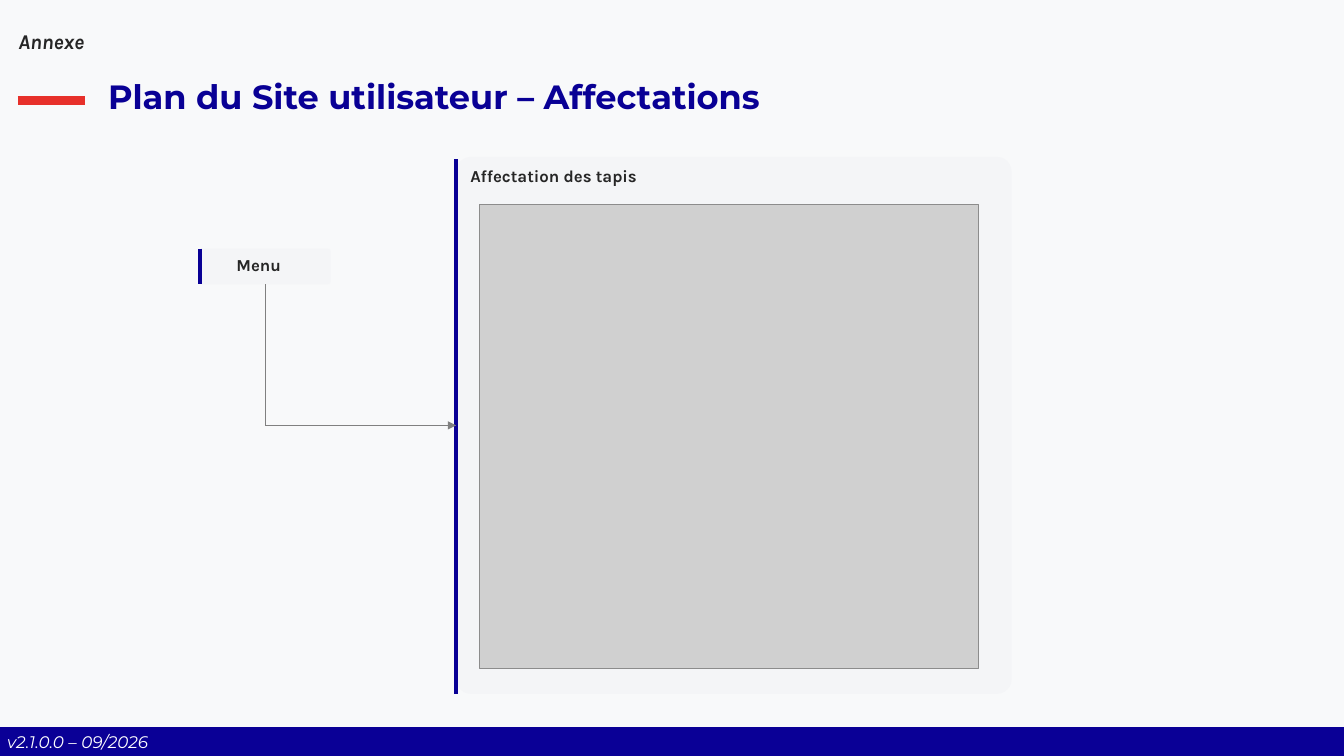
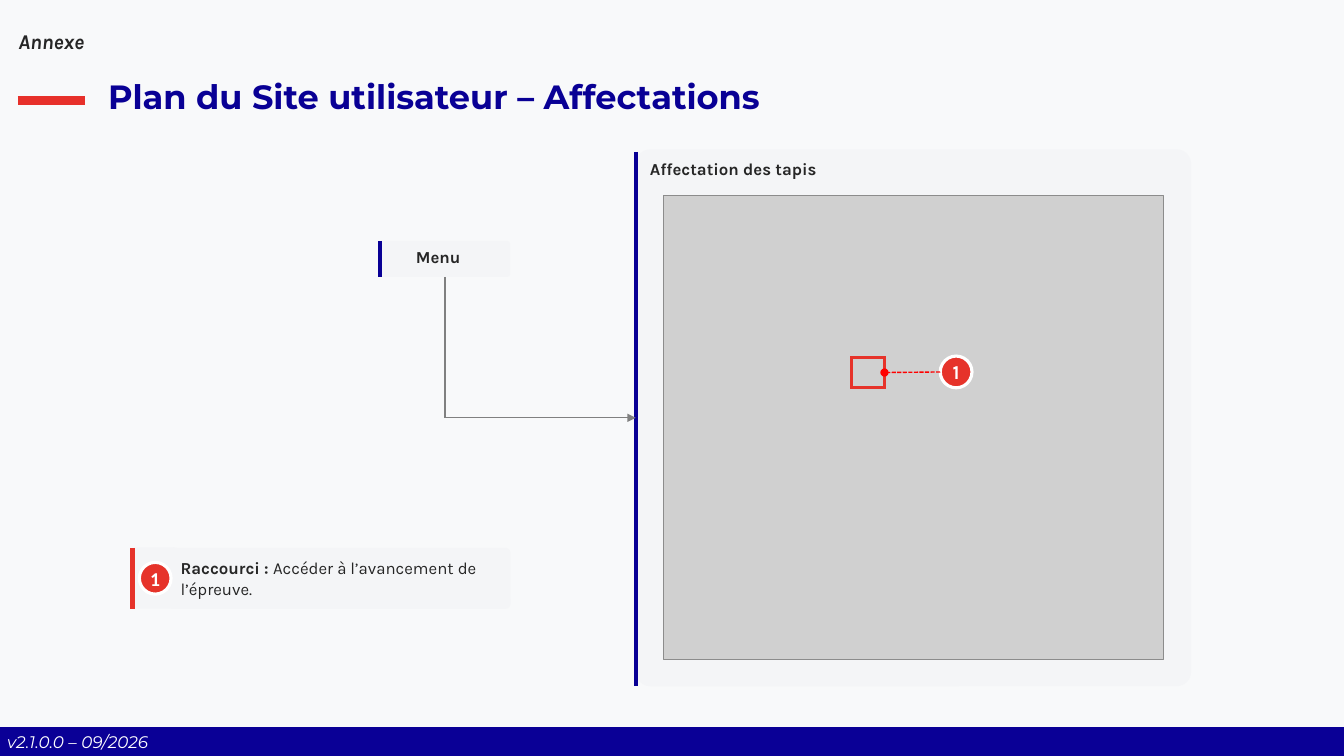
Before and after one commit to Comite-Rhone-Judo/PublicationSuiviCompetition, a slide deck: slide 51 of AppPublication/Documentation/PublicationSuiviCompetition - Manuel d'utilisation.pptx. Drawn at 1344x756 pixels with LibreOffice and Linux fonts; fonts in the diff are those of the drawing; grey boxes stand for pictures; background and template pictures are left out. Boxes give left, top, right and bottom in pixels: in the first picture for what was removed or moved away, otherwise in the second. Text is boxed around its words. In the diff, an @@ line names an element or a change of style, - is before the commit and + after.

Commit message:
Mise à jour des fichiers PDF et PPTX de documentation
Les fichiers ManuelUtilisateur.pdf et PublicationSuiviCompetition - Manuel d'utilisation.pptx ont été modifiés pour refléter les dernières évolutions ou corrections apportées à la documentation utilisateur.

```diff
--- a/AppPublication/Documentation/PublicationSuiviCompetition - Manuel d'utilisation.pptx
+++ b/AppPublication/Documentation/PublicationSuiviCompetition - Manuel d'utilisation.pptx
@@ line moved from (457, 159) - (457, 694) to (636, 152) - (636, 687) @@
@@ picture removed at (479, 205, 979, 668) @@
@@ picture added at (663, 196, 1164, 659) @@
@@ 2 texts, 1 line: place and size @@
-2 texts, 1 line at (201, 170, 637, 284)
+2 texts, 1 line at (380, 163, 816, 277)
@@ elbow arrow moved from (265, 284) - (457, 425) to (445, 277) - (636, 417) @@
@@ rectangle added at (852, 357, 885, 387), outline #E6332A 2.25 pt @@
@@ ellipse added at (941, 356, 972, 387), fill #E6332A, outline #FFFFFF 2.25 pt, 14 pt, text #FFFFFF, bold @@
+1
@@ arrow added from (941, 372) to (884, 373), #FF0000 1 pt dashed @@
@@ group added at (132, 547, 477, 609): 1 rounded rectangle, 1 text, 1 line, 1 ellipse @@
+Raccourci : Accéder à l’avancement de l’épreuve.
+1
```
Also in this commit, not shown: 6 other slides changed, 1 other file.
